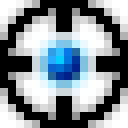
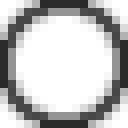
Two versions of the same layered image (128×128). Layer-by-layer changes:
hid "Background", painted on it over [0, 0, 128, 128]
painted on "Blur" over [8, 8, 120, 120]
hid "Center: User Pos" over [32, 32, 96, 96]
